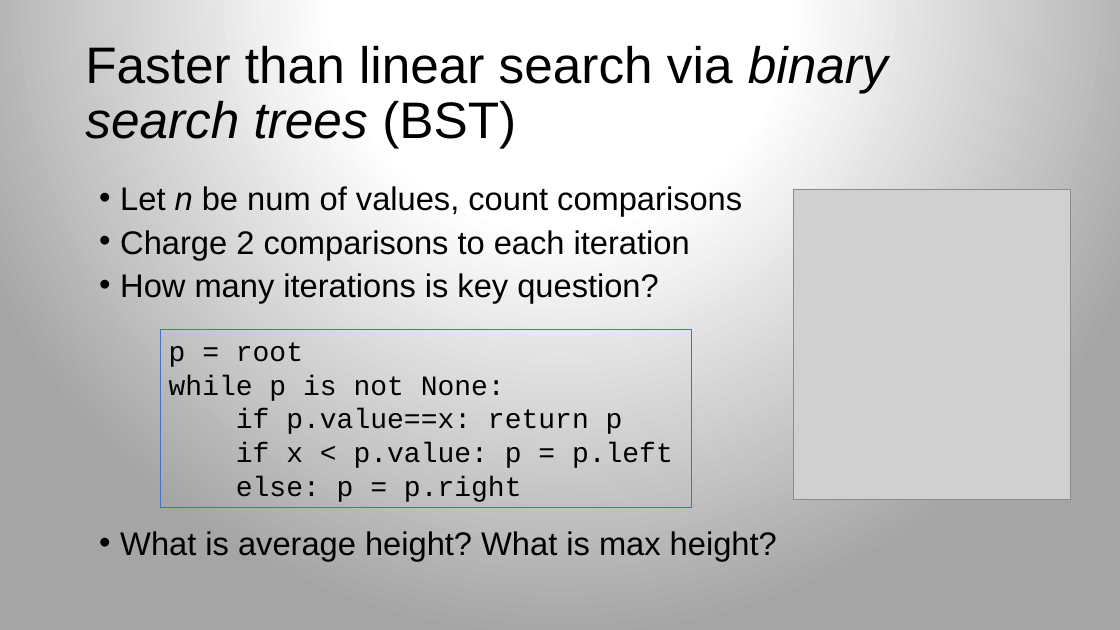
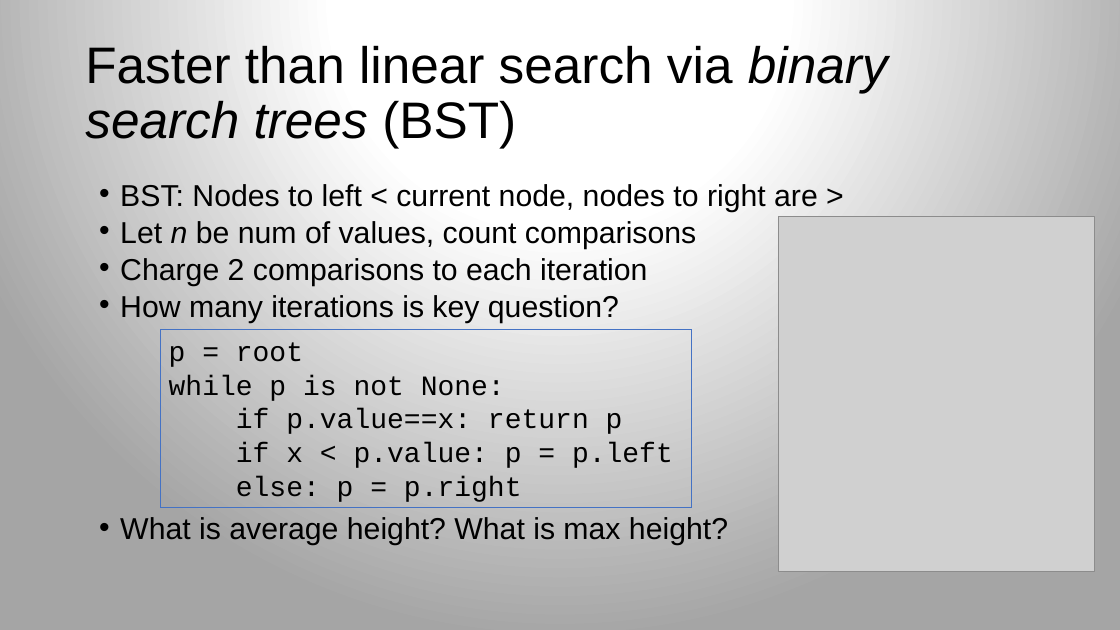
Before and after one commit to parrt/msds689, a slide deck: slide 20 of notes/complexity.pptx. Drawn at 1120x630 pixels with LibreOffice and Linux fonts; fonts in the diff are those of the drawing; grey boxes stand for pictures; background and template pictures are left out. Boxes give left, top, right and bottom in pixels: in the first picture for what was removed or moved away, otherwise in the second. Text is boxed around its words. In the diff, an @@ line names an element or a change of style, - is before the commit and + after.

```diff
--- a/notes/complexity.pptx
+++ b/notes/complexity.pptx
@@ text at [120,184,818,212]: paragraph added @@
+• BST: Nodes to left < current node, nodes to right are >
@@ text at [120,221,728,545]: size 28 to 25.9 pt in "Let n be num of values, count ...", "Charge 2 comparisons to each iteration", "How many iterations is key question?", "What is average height? What is max ..."; line spacing 0.8 to 0.7 @@
@@ picture: place and size @@
-picture at [794,189,1070,499]
+picture at [779,217,1096,572]
```
Also in this commit, not shown: 9 other slides changed, 2 slides added, 6 other files.
